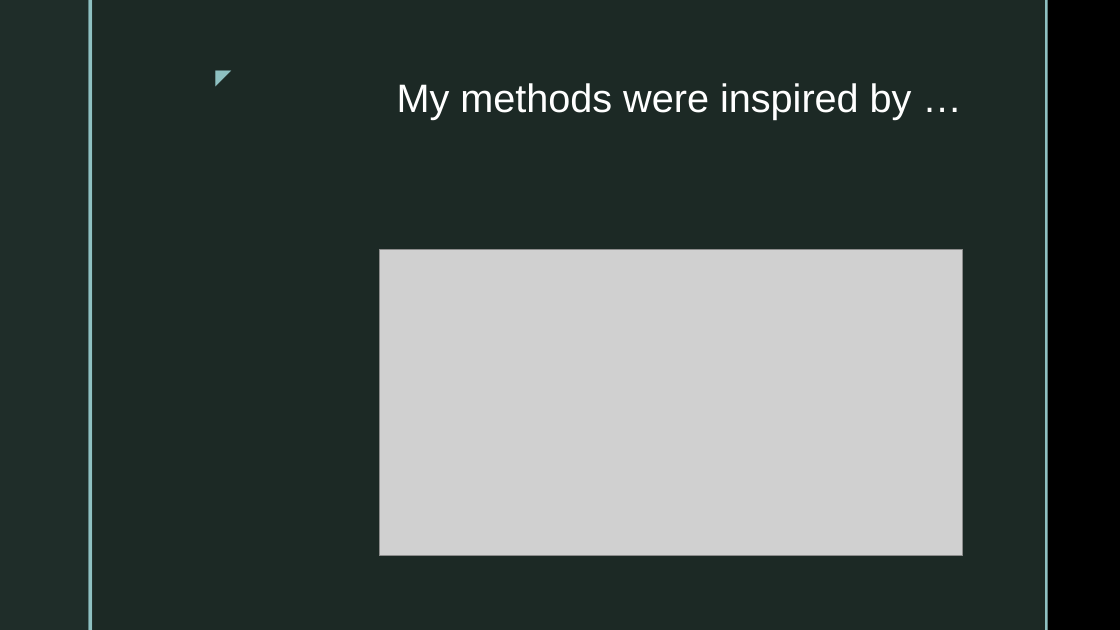
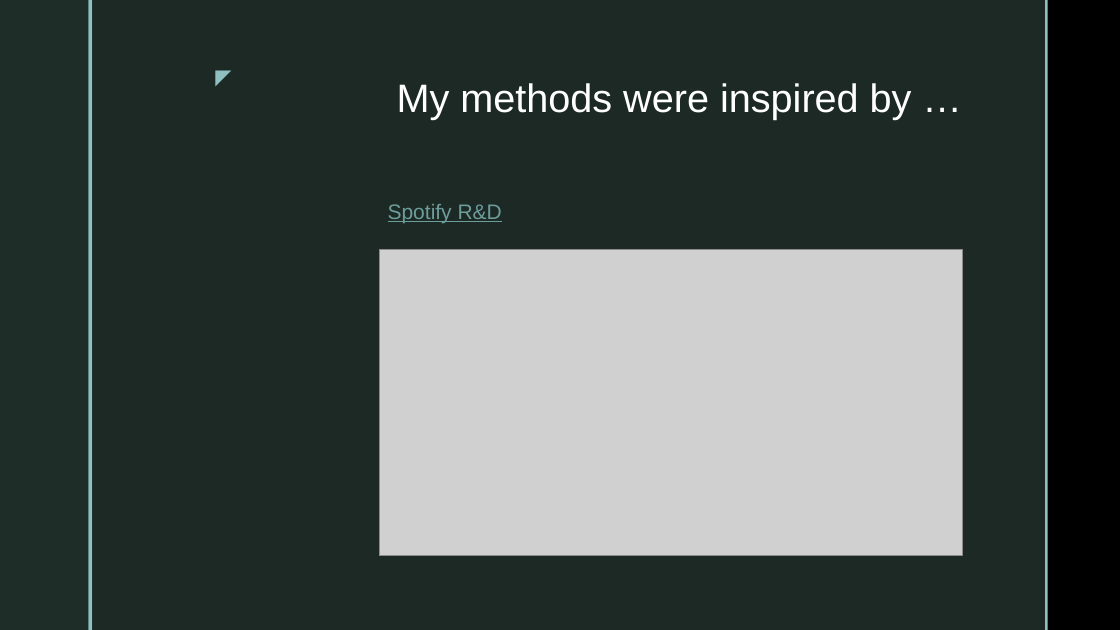
Before and after one commit to qwang27/R_project, a slide deck: slide 10 of Presentation.pptx. Drawn at 1120x630 pixels with LibreOffice and Linux fonts; fonts in the diff are those of the drawing; grey boxes stand for pictures; background and template pictures are left out. Boxes give left, top, right and bottom in pixels: in the first picture for what was removed or moved away, otherwise in the second. Text is boxed around its words. In the diff, an @@ line names an element or a change of style, - is before the commit and + after.

```diff
--- a/Presentation.pptx
+++ b/Presentation.pptx
@@ text added at (x1=388, y1=204, x2=502, y2=223), 18 pt, text #6D9D9B, underline @@
+Spotify R&D
```
Also in this commit, not shown: 3 other slides changed.
